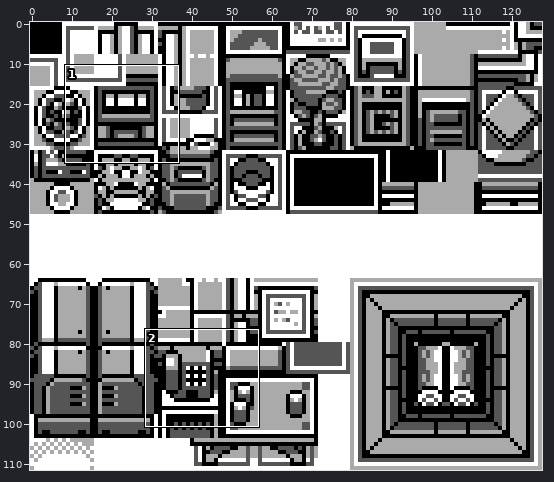
File history of a sprite sheet, gfx/tilesets/game_corner.png. Above: a wide view before the commit, with the close-up outlined.
Close-up. First the earlier version:
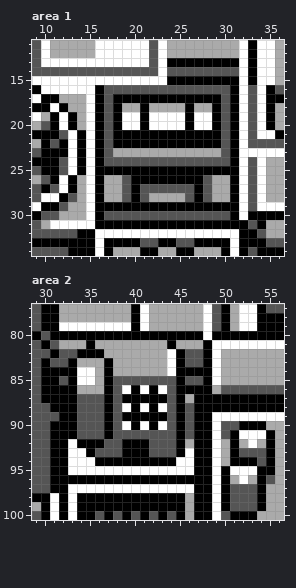
The file is 128x112 pixels. Shown: area 1: x 9..36, y 11..34; area 2: x 29..56, y 77..100.
After:
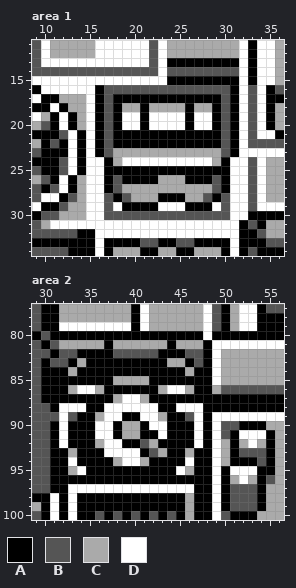
Palette (. is transparent): A #000000  B #555555  C #aaaaaa  D #ffffff
What changed:
--- area 1
@@ x 9..36 @@
 23 BAAADADABCCCCCCCCCCCCBADDDDD
-24 AAABDADABBBBBBBBBBBBBBADBDCC
-25 BAABDADAAAAAAAAAAAAAAAADBDCC
-26 CBADACDACCBAAAAAAAABCCADBDCC
-27 BABDACDACCBABBBBBBABCCADBDCC
-28 BDDABCDACCBABCCCCBABCCADBDCC
-29 DAABCCDAAAAAAAAAAAAAAAADBDDD
-30 ABBCCCDABBBBBBBBBBBBBBADAAAA
-31 BCDDDDDAAAAAAAAAAAAAAAAABACC
+24 AAABDADDACDDDDDDDDDDCADDBDCC
+25 BAABDADDAAAAAAAAAAAAAADDBDCC
+26 CBADACDDABAAAACCCAAABADDBDCC
+27 BABDACDDABCCCCCCCCCCBADDBDCC
+28 BDDABCDDBABCCCAAACCBABDDBDCC
+29 DAABCCDDBDAAAADDDAAADBDDBDDD
+30 ABBCCCDDBBBBBBBBBBBBBBDDAAAA
+31 BCDDDDDDDDDDDDDDDDDDDDDABACC
 32 BBBBBAADDDDDDDDDDDDDDDDAABCC
--- area 2
@@ x 29..56 @@
  80 ABAAAAAAAAAAAAAAAAADAAAAAAAA
- 81 BABCCCACCCCCCCCACCCADDDDDDDD
- 82 BBABBAAACCCCCCCDABBADCCCCCCC
- 83 BABBACCCACCCCCCDABBADCCCCCCC
- 84 BAAAADDCACCCCCCDAAAADCCCCCCC
- 85 BAABADDCABBBBBBBABBADCCCCCCC
- 86 BAAAACCCABDADADBAAAACBBBBBBB
- 87 BAAAABBBABAAAAABACAAAAAAAAAA
- 88 BBAAABBBABDADADBABAAAAAAAAAA
- 89 BBBAABBBABAAAAABABAADDDDDDDD
- 90 BBAAABBBABDADADBABAADBBAAACC
- 91 BBAAABBBABBBBBBBABAADBADDDAC
- 92 BBAADAAABBAAABBBACAADCACDCAC
- 93 BBAADDABBBAAABBBADAADCABBBAC
- 94 BBAADDDAAAAAAAAADDAADCAAABAC
- 95 BBAADDDDDDDDDDDDDDAADADDDAAC
+ 81 BABCCCCCACCCCCCACCCADDDDDDDD
+ 82 BBABBAAAABBBBBAAABBADCCCCCCC
+ 83 BABBACAAAAAAAAACCABADCCCCCCC
+ 84 BAAACAAAAAAAAAAAACAADCCCCCCC
+ 85 BAAAAAAAACCCCAAAAAAADCCCCCCC
+ 86 BAAACDDCAAAAAACDDCAACBBBBBBB
+ 87 BAAAAAAAACDDCAAAAAAAAAAAAAAA
+ 88 BBADDDAADDDDDDAADDDAAAAAAAAA
+ 89 BBBDBAACDDAADDCAABDADDDDDDDD
+ 90 BBADAAADDACCADDAAADADBBAAACC
+ 91 BBADAAADDACCAADAAADADBADDDAC
+ 92 BBADAAACDDAABCAAAADADCACDCAC
+ 93 BBAACAAADDDDABCAACAADCABBBAC
+ 94 BBAADAAAACDDCAAAADAADCAAABAC
+ 95 BBAACDAAAAAAAAAADCAADADDDAAC
  96 BBAAAAAAAAAAAAAAAAAADACDCABC
Boxes around the changes in both close-ups, in picture pixels (x1, y1, x2, y2):
changed: (95, 157, 239, 229)
changed: (59, 340, 203, 475)
